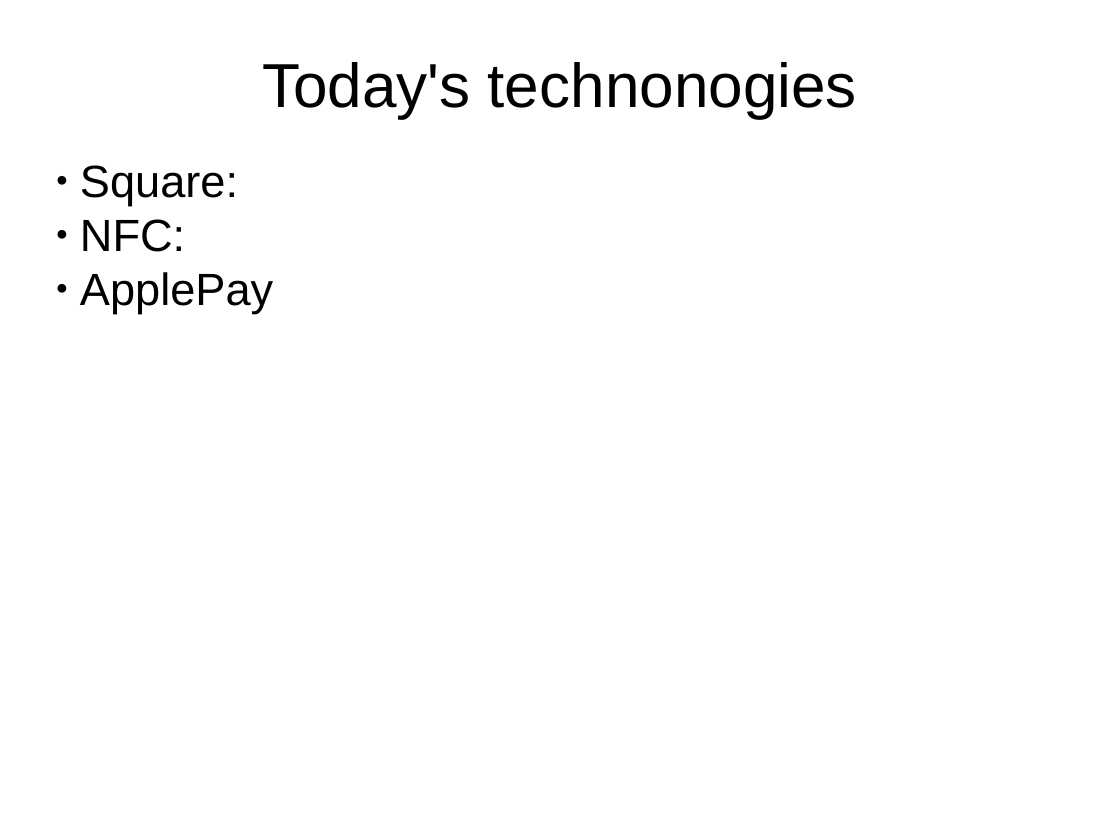
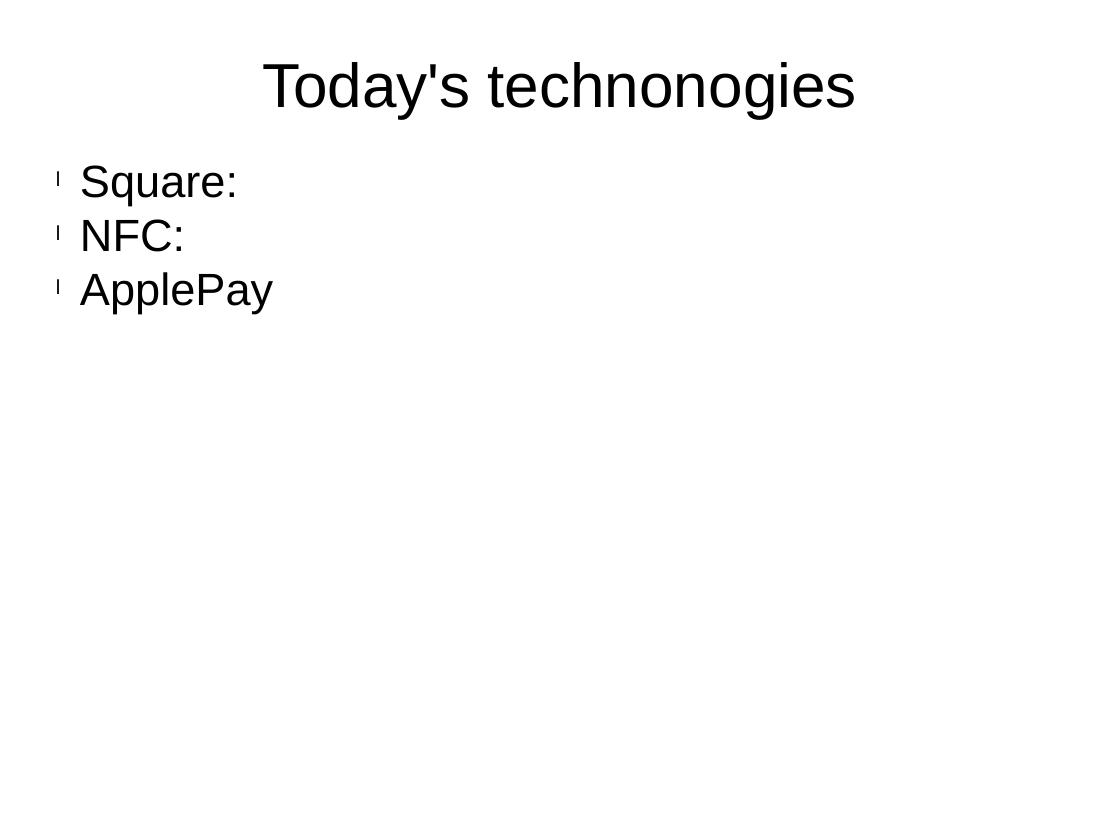
Before and after one commit to klonikar/klonikar.github.io, a slide deck: slide 6 of QuickMPay.pptx. Drawn at 1120x840 pixels with LibreOffice and Linux fonts; fonts in the diff are those of the drawing. Boxes give left, top, right and bottom in pixels: in the first picture for what was removed or moved away, otherwise in the second. Text is boxed around its words. In the diff, an @@ line names an element or a change of style, - is before the commit and + after.

```diff
--- a/QuickMPay.pptx
+++ b/QuickMPay.pptx
@@ text "Square:" at <box>80,165,273,314</box>: bullet ● to l @@
```
Also in this commit, not shown: 6 other slides changed.
